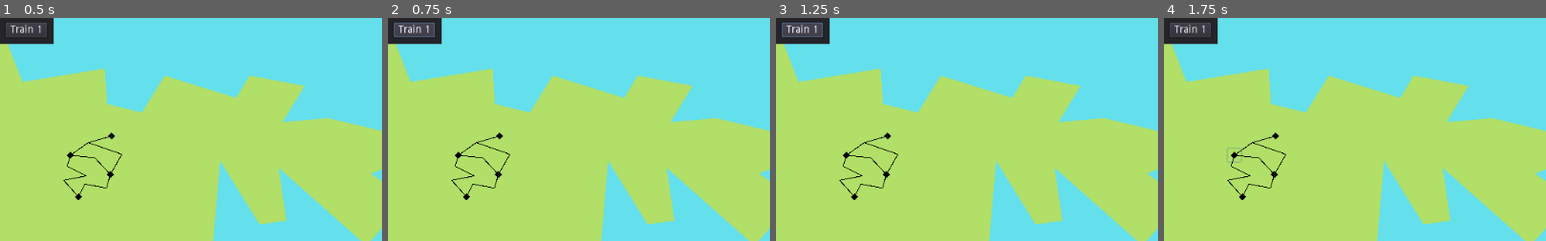
Above: before the commit, frames 1-4 (left to right).
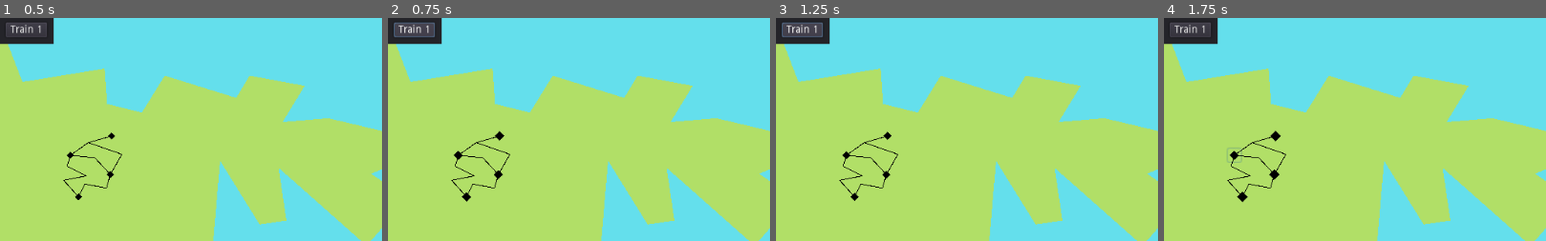
Above: after the commit, the same moments.

Repository: LeBoku/supply-chained
Game: Godot game, scene res://Game.tscn
Two runs of this game, one before a commit and one after it. Both use one fixed random seed, a clock stepped at 60 frames per second and the inputs below.
Inputs (mouse positions are % of the whole screen's width and height, from its top left):
- Up to frame 1 (0.5 s): no input
- Up to frame 2 (0.75 s): click "Train 1" at 0.5 s
- Up to frame 3 (1.25 s): no input
- Up to frame 4 (1.75 s): click (9, 31) at 1.27 s
The pictures show only the part of the screen within x 0-50%, y 0-50%; the shares and areas given below are measured in that part.

Frame 1 is identical in both runs. In frame 2, 0.1% of the frame differs, in the area x 17-31%, y 50-83%; in frame 3, less than 0.1%; in frame 4, 0.2%.
Error before the commit: Parse Error: Indented block expected after declaration of "_on_train_pressed" function. (res://Game.gd:23)

Commit message:
created autoloaded RouteBuilder

Diff:
--- a/supply-chained/Game.gd
+++ b/supply-chained/Game.gd
@@ -3,22 +3,9 @@
 const Route = preload("res://router/Route.tscn");
 
 func _on_train_pressed():
-#	enable_stations(true)
-#	var station = null
-#	var steps = []
-#
-#	while len(steps) == 0 or station != steps[0]:
-#		if station != null:
-#			steps.append(station)
-#			enable_stations(true, station.get_connected_stations())
-#
-#		station = yield($Map, "station_selected") as Station
-#		enable_stations(false)
-#
-#	$Train1.visible = true
-#	var route = Route.instance().init(steps, $Train1)
-#	add_child(route)
-#	route.start()
+	var route = yield(get_node("/root/RouteBuilder").build_route($Train1, $Map), "completed")
+	add_child(route)
+	route.start()
 
 func enable_stations(enabled:bool, stations=get_tree().get_nodes_in_group('Station')):
 	for s in stations:
--- a/supply-chained/route-builder/RouteBuilder.gd
+++ b/supply-chained/route-builder/RouteBuilder.gd
@@ -2,24 +2,26 @@
 
 const Route = preload("res://router/Route.tscn");
 
-func build_route(carrier):
+
+var steps = [];
+var pickups = [];
+
+func build_route(carrier, map):
 	enable_stations(true)
 	var station = null
-	var steps = []
+	steps = []
+	pickups = []
 
 	while len(steps) == 0 or station != steps[0]:
 		if station != null:
 			steps.append(station)
 			enable_stations(true, station.get_connected_stations())
 
-		station = yield($Map, "station_selected") as Station
+		station = yield(map, "station_selected") as Station
 		enable_stations(false)
 
 	carrier.visible = true
-	var route = Route.instance().init(steps, carrier)
-	route.start()
-
-	return route
+	return Route.instance().init(steps, carrier)
 
 func enable_stations(enabled:bool, stations=get_tree().get_nodes_in_group('Station')):
 	for s in stations:
